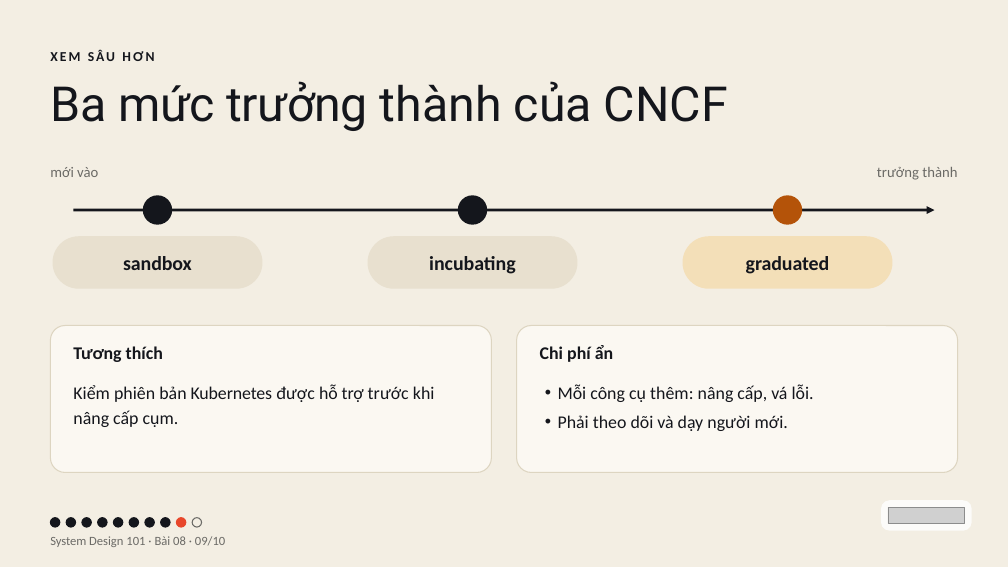
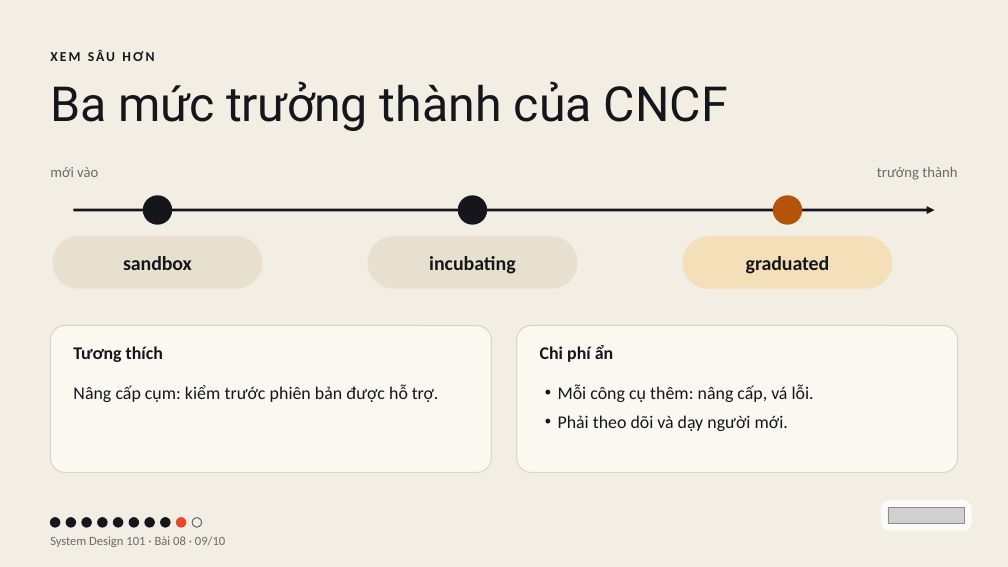
Before and after one commit to vohoailinh90/tool-marketing-studio, a slide deck: slide 9 of system-design-101/vi/lessons/sd-13-008/slides/sd-13-008.pptx. Drawn at 1008x567 pixels with LibreOffice and Linux fonts; fonts in the diff are those of the drawing; grey boxes stand for pictures. Boxes give left, top, right and bottom in pixels: in the first picture for what was removed or moved away, otherwise in the second. Text is boxed around its words. In the diff, an @@ line names an element or a change of style, - is before the commit and + after.

```diff
--- a/system-design-101/vi/lessons/sd-13-008/slides/sd-13-008.pptx
+++ b/system-design-101/vi/lessons/sd-13-008/slides/sd-13-008.pptx
@@ text at <box>73,385,438,402</box>: text changed @@
-Kiểm phiên bản Kubernetes được hỗ trợ trước khi nâng cấp cụm.
+Nâng cấp cụm: kiểm trước phiên bản được hỗ trợ.
```
Also in this commit, not shown: 2 other slides changed, 4 other files.
